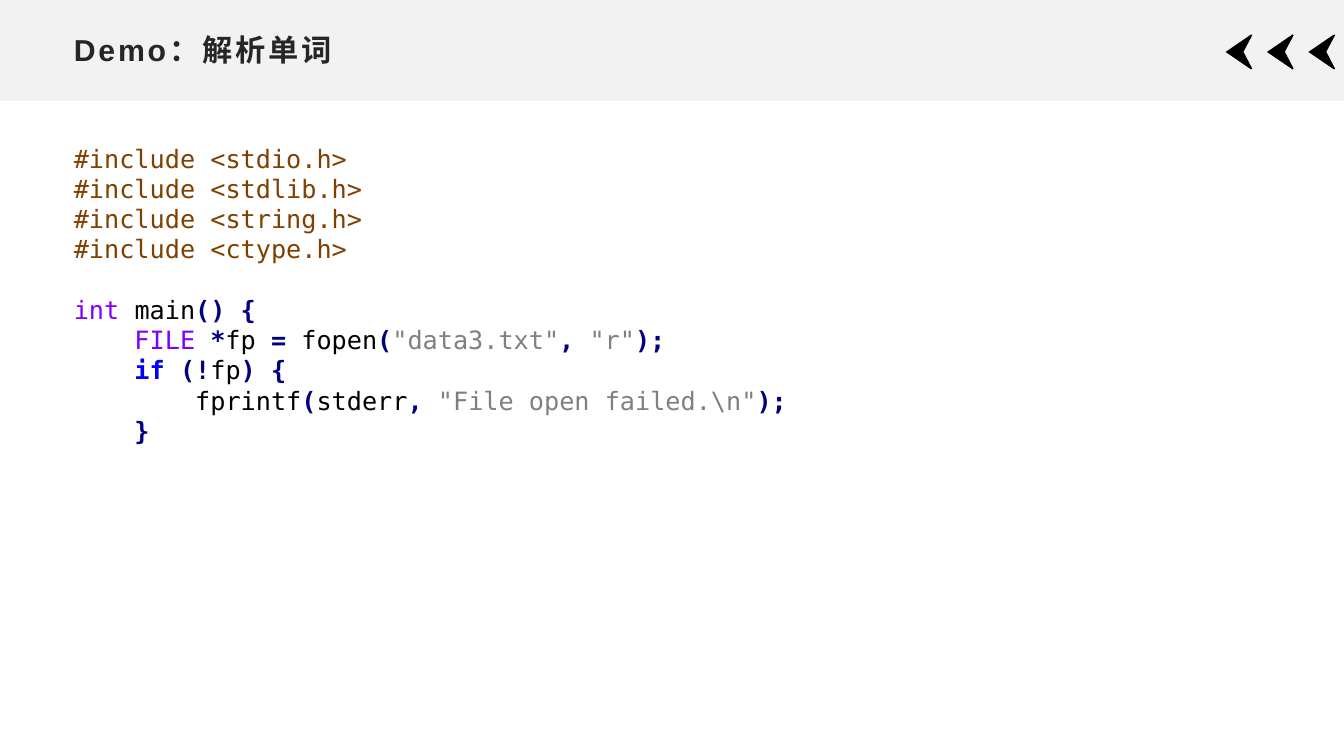
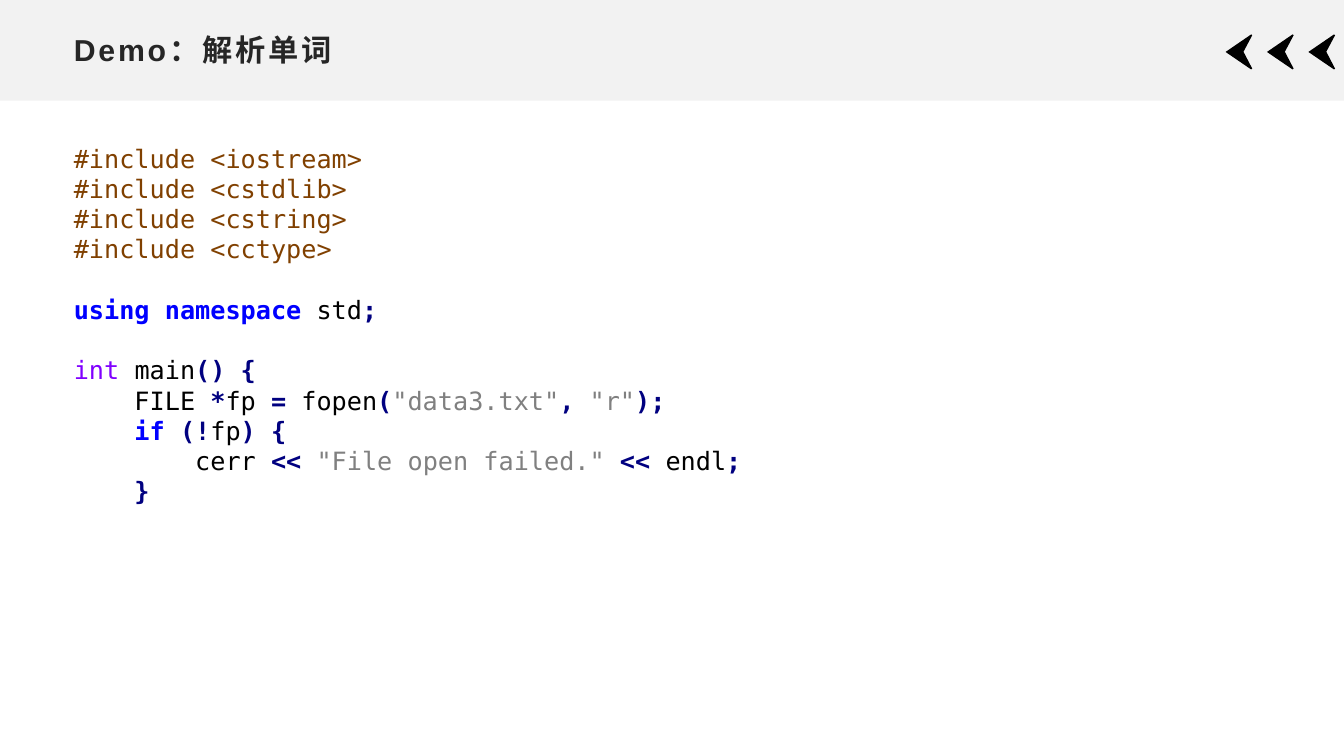
Before and after one commit to xdai02/C_Plus_Plus, a slide deck: slide 19 of slides/Chapter8.pptx. Drawn at 1344x756 pixels with LibreOffice and Linux fonts; fonts in the diff are those of the drawing. Boxes give left, top, right and bottom in pixels: in the first picture for what was removed or moved away, otherwise in the second. Text is boxed around its words. In the diff, an @@ line names an element or a change of style, - is before the commit and + after.

```diff
--- a/slides/Chapter8.pptx
+++ b/slides/Chapter8.pptx
@@ text at box(74, 148, 378, 325): text changed @@
-#include <stdio.h>
-#include <stdlib.h>
-#include <string.h>
-#include <ctype.h>
+#include <iostream>
+#include <cstdlib>
+#include <cstring>
+#include <cctype>
+using namespace std;
@@ text at box(134, 391, 666, 416): text colour #8000FF to #000000 in "FILE" @@
@@ text at box(195, 450, 742, 475): text changed @@
-fprintf(stderr, "File open failed.\n");
+cerr << "File open failed." << endl;
```
Also in this commit, not shown: 7 other slides changed, 3 slides added, 2 other files.
